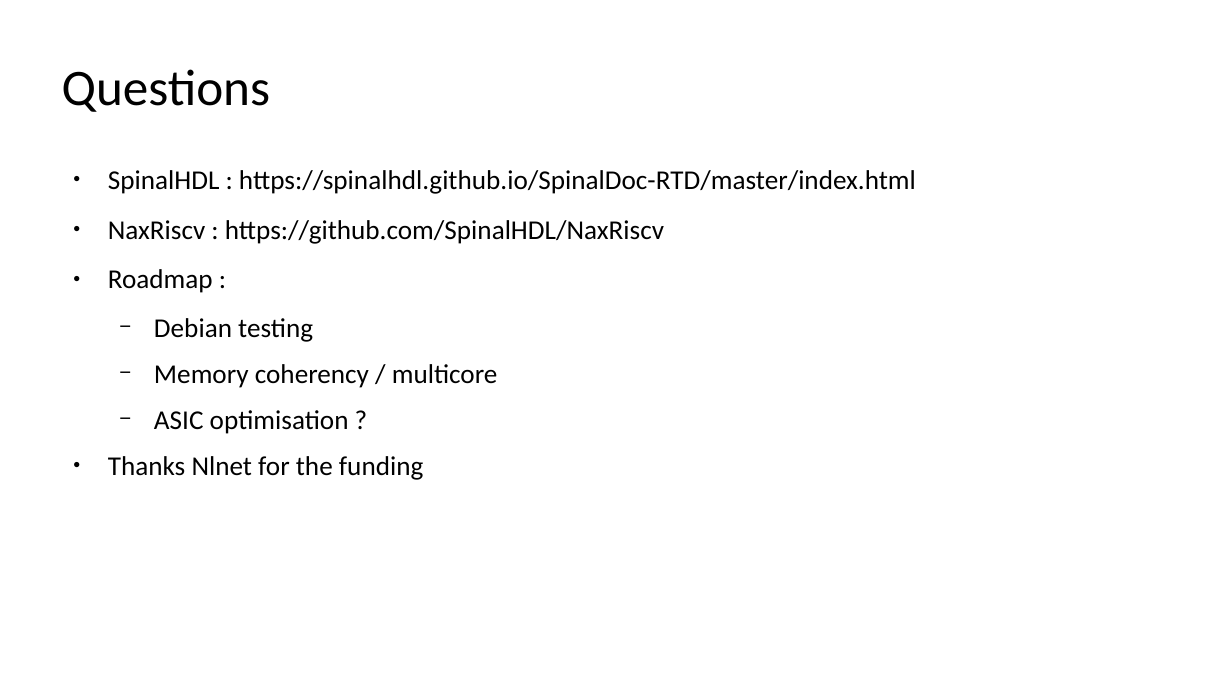
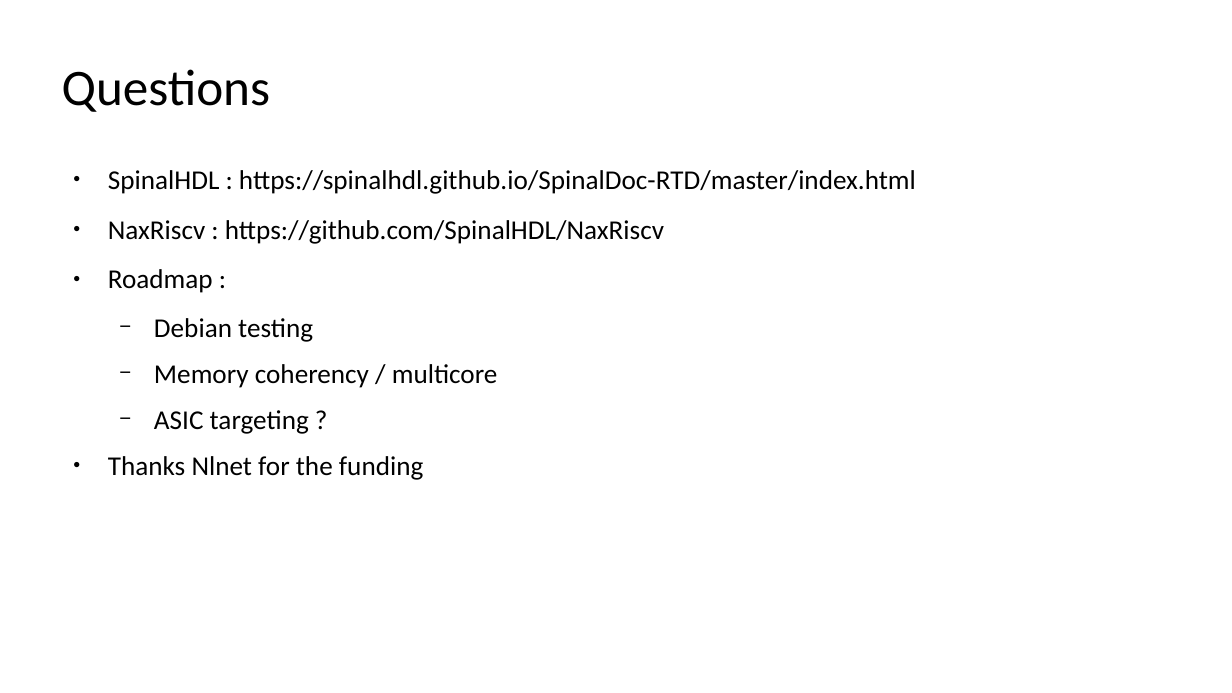
Before and after one commit to SpinalHDL/SpinalDoc, a slide deck: slide 45 of presentation/en/fsic_070722/fsic_070722.odp (slide 41 before the commit). Drawn at 1232x693 pixels with LibreOffice and Linux fonts; fonts in the diff are those of the drawing. Boxes give left, top, right and bottom in pixels: in the first picture for what was removed or moved away, otherwise in the second. Text is boxed around its words. In the diff, an @@ line names an element or a change of style, - is before the commit and + after.

```diff
--- a/presentation/en/fsic_070722/fsic_070722.odp
+++ b/presentation/en/fsic_070722/fsic_070722.odp
@@ text at (x1=154, y1=410, x2=309, y2=434): text changed @@
-  − ASIC optimisation ?
+  − ASIC targeting ?
```
Also in this commit, not shown: 12 other slides changed, 4 slides added, 1 other file.
